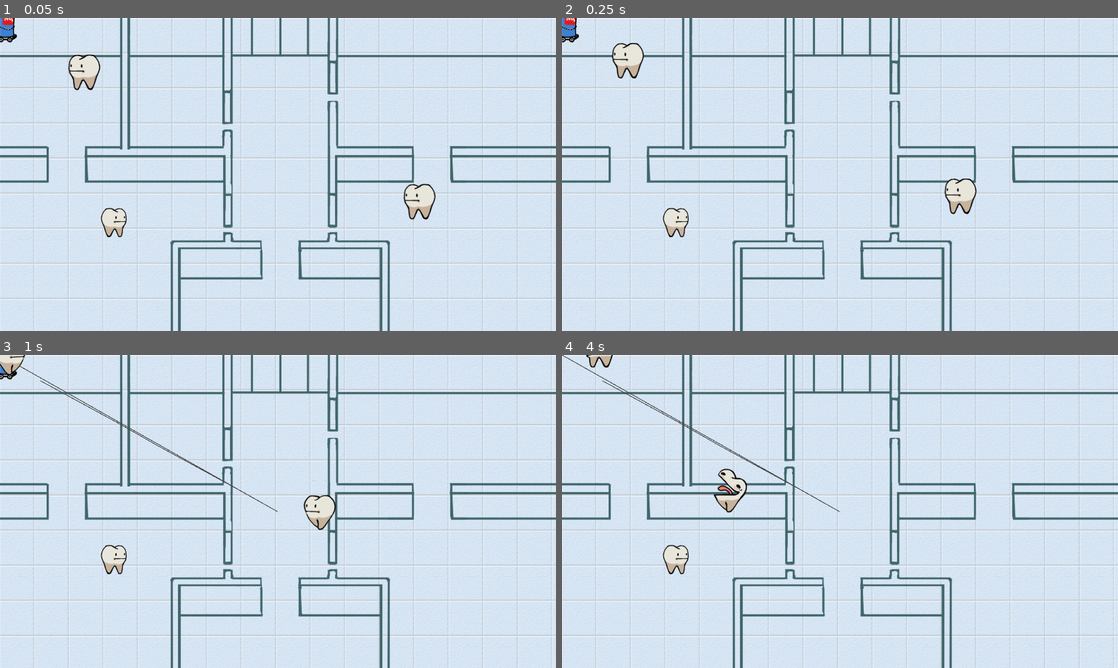
Above: before the commit, frames 1-4 (two rows, left to right).
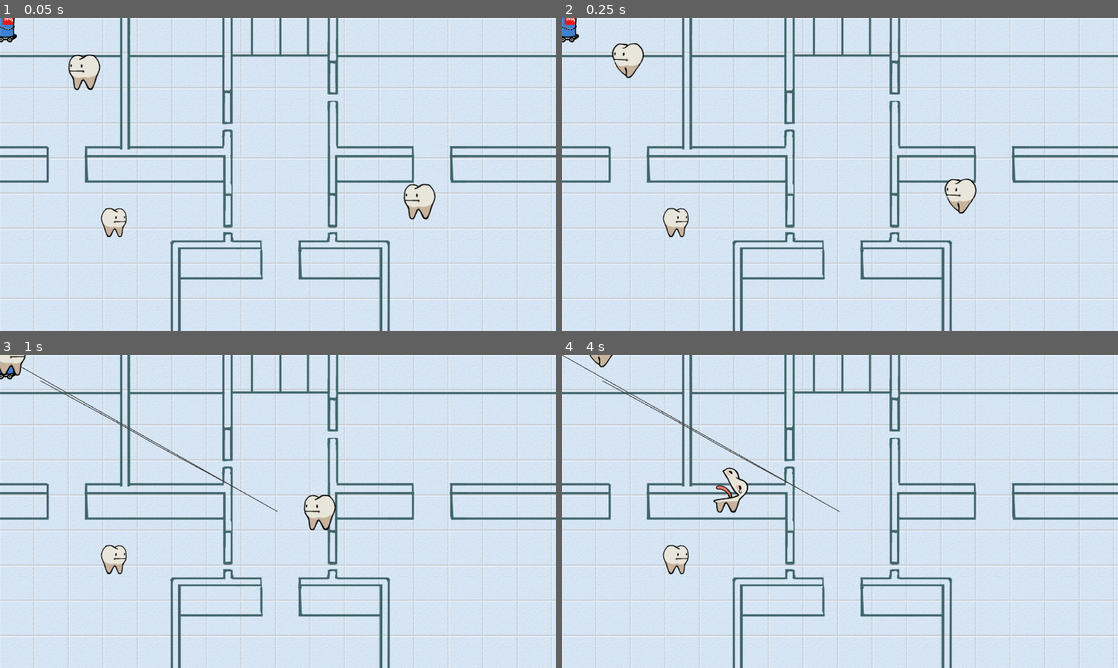
Above: after the commit, the same moments.

Repository: Mapachana/GlobalGameJam2024
Game: Godot game, scene res://escenas/ruta_test.tscn
Same seed, same stepped clock (60 frames per second), same inputs: the game is played once before the commit and once after it.
Inputs (mouse positions are in pixels of both pictures, inside the frame that each line leads up to):
- Up to frame 1 (0.05 s): no input
- Up to frame 2 (0.25 s): no input
- Up to frame 3 (1 s): drag from (278, 511) to (38, 380) at 0.52 s
- Up to frame 4 (4 s): drag from (728, 527) to (584, 367) at 1.27 s; move the mouse to (895, 442) at 2.02 s; press the mouse at (895, 442) at 2.03 s; release the mouse at (895, 442) at 2.75 s; drag from (812, 574) to (728, 492) at 2.77 s; move the mouse to (1006, 558) at 3.52 s; press the mouse at (1006, 558) at 3.53 s

Frame 1 is identical in both runs. In frame 2, 0.4% of the frame differs, in the area x 8-75%, y 8-63%; in frame 3, 0.3%; in frame 4, 0.5%, in the area x 4-34%, y 0-51%.

Commit message:
Arreglo animaciones #5

Diff:
--- a/escenas/personajes.tscn
+++ b/escenas/personajes.tscn
@@ -26,6 +26,7 @@
 
 [sub_resource type="Animation" id="Animation_sy2tb"]
 resource_name = "andar"
+length = 0.4
 loop_mode = 1
 tracks/0/type = "value"
 tracks/0/imported = false
@@ -34,7 +35,7 @@
 tracks/0/interp = 1
 tracks/0/loop_wrap = true
 tracks/0/keys = {
-"times": PackedFloat32Array(0, 0.5),
+"times": PackedFloat32Array(0, 0.2),
 "transitions": PackedFloat32Array(1, 1),
 "update": 1,
 "values": [2, 3]
@@ -42,6 +43,7 @@
 
 [sub_resource type="Animation" id="Animation_s8n5m"]
 resource_name = "muerto"
+length = 0.4
 loop_mode = 1
 tracks/0/type = "value"
 tracks/0/imported = false
@@ -58,6 +60,7 @@
 
 [sub_resource type="Animation" id="Animation_8duw2"]
 resource_name = "quieta"
+length = 0.4
 loop_mode = 1
 tracks/0/type = "value"
 tracks/0/imported = false
@@ -66,18 +69,15 @@
 tracks/0/interp = 1
 tracks/0/loop_wrap = true
 tracks/0/keys = {
-"times": PackedFloat32Array(0, 0.5),
+"times": PackedFloat32Array(0, 0.2),
 "transitions": PackedFloat32Array(1, 1),
 "update": 1,
 "values": [0, 1]
 }
 
-[sub_resource type="Animation" id="Animation_0qu0w"]
-resource_name = "risa"
-loop_mode = 1
-
 [sub_resource type="Animation" id="Animation_4gegl"]
 resource_name = "risa_lengua"
+length = 0.4
 loop_mode = 1
 tracks/0/type = "value"
 tracks/0/imported = false
@@ -86,7 +86,7 @@
 tracks/0/interp = 1
 tracks/0/loop_wrap = true
 tracks/0/keys = {
-"times": PackedFloat32Array(0, 0.6),
+"times": PackedFloat32Array(0, 0.2),
 "transitions": PackedFloat32Array(1, 1),
 "update": 1,
 "values": [4, 5]
@@ -98,7 +98,6 @@
 "andar": SubResource("Animation_sy2tb"),
 "muerto": SubResource("Animation_s8n5m"),
 "quieta": SubResource("Animation_8duw2"),
-"risa": SubResource("Animation_0qu0w"),
 "risa_lengua": SubResource("Animation_4gegl")
 }
 
Not shown: 1 places in escenas/personajes.tscn that only renumber resources
